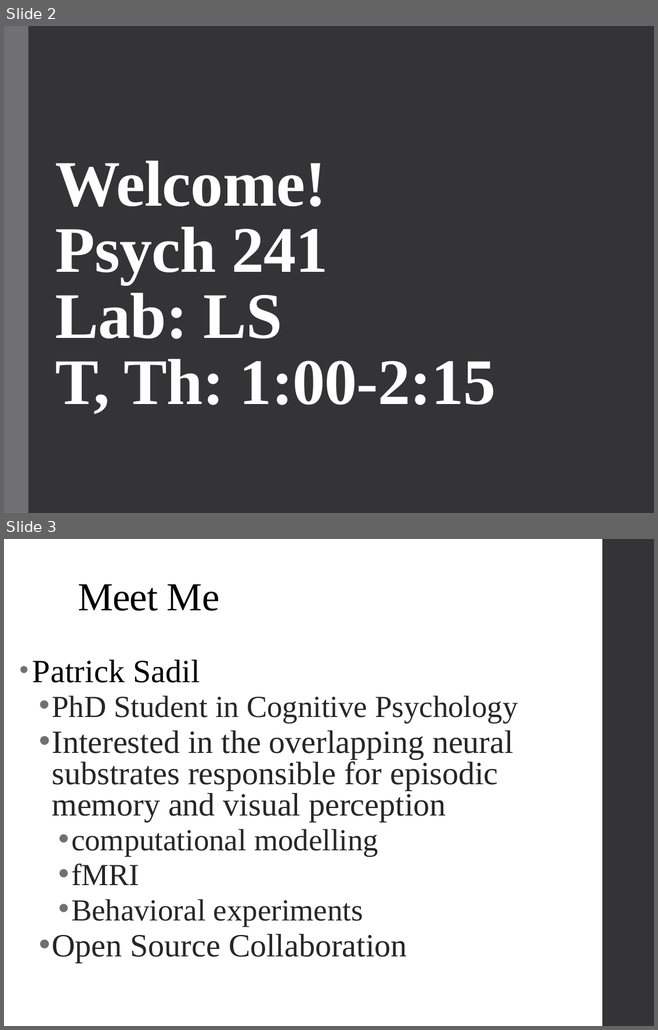
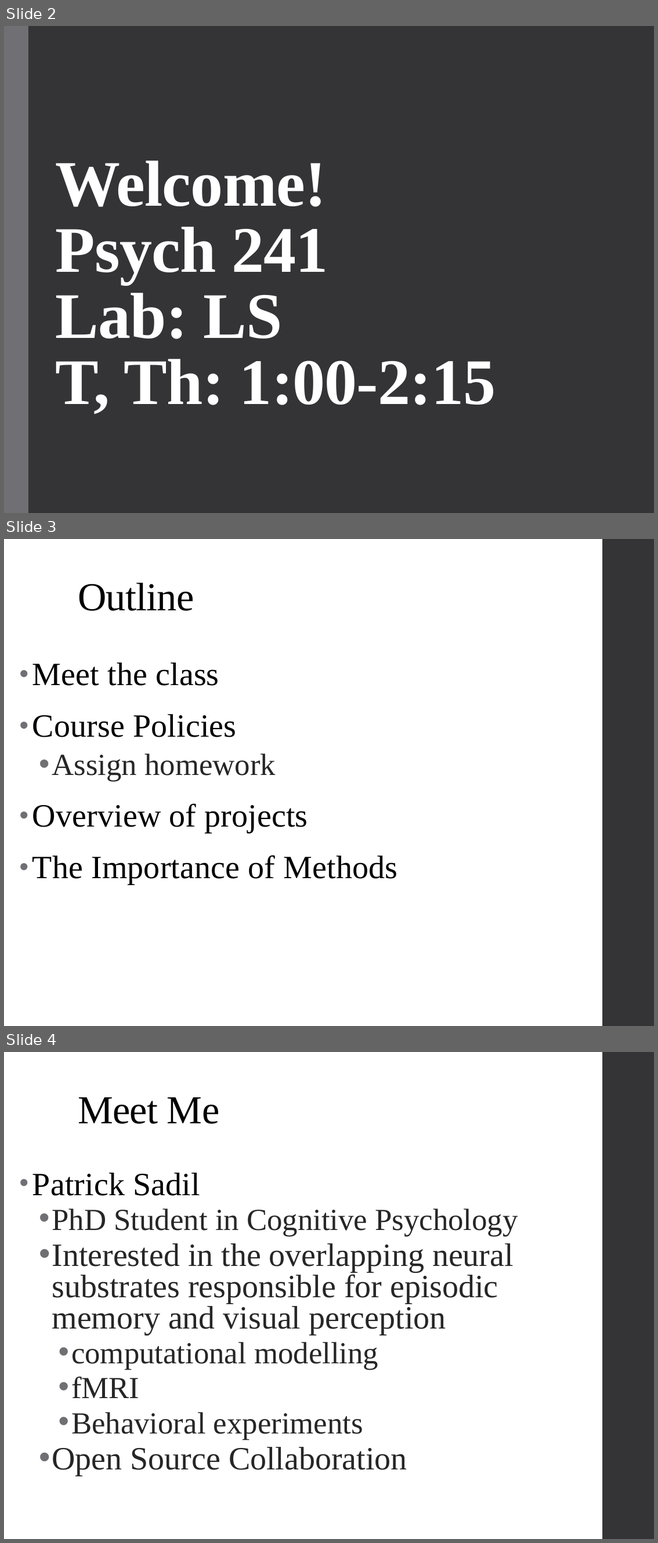
Before and after one commit to psadil/psych241, a slide deck: slides/lab1_21jan2016/lab1_21jan2016.pptx. Shown one above the other, each under a label of ours: slides 2 and 3 before the commit, slides 2, 3 and 4 after it. The pictures are 658x1030 and 658x1543 pixels, drawn with LibreOffice and Linux fonts; fonts in the diff are those of the drawing. Boxes give left, top, right and bottom in pixels: in the first picture for what was removed or moved away, otherwise in the second. Text is boxed around its words. In the diff, an @@ line names an element or a change of style, - is before the commit and + after.

```diff
--- a/slides/lab1_21jan2016/lab1_21jan2016.pptx
+++ b/slides/lab1_21jan2016/lab1_21jan2016.pptx
@@ slide 3 added at bbox=[4, 539, 654, 1026], background #FFFFFF; not listed: 1 template element that a slide beside it also shows @@
@@ title added at bbox=[78, 583, 194, 611], 44 pt, text #000000 @@
+Outline
@@ text added at bbox=[32, 663, 398, 885], 36 pt, text #000000 @@
+• Meet the class
+• Course Policies
+  • Assign homework
+• Overview of projects
+• The Importance of Methods
@@ what was slide 3 is now slide 4 @@
```
Also in this commit, not shown: 4 slides changed, 7 other slides added, 7 other files.
